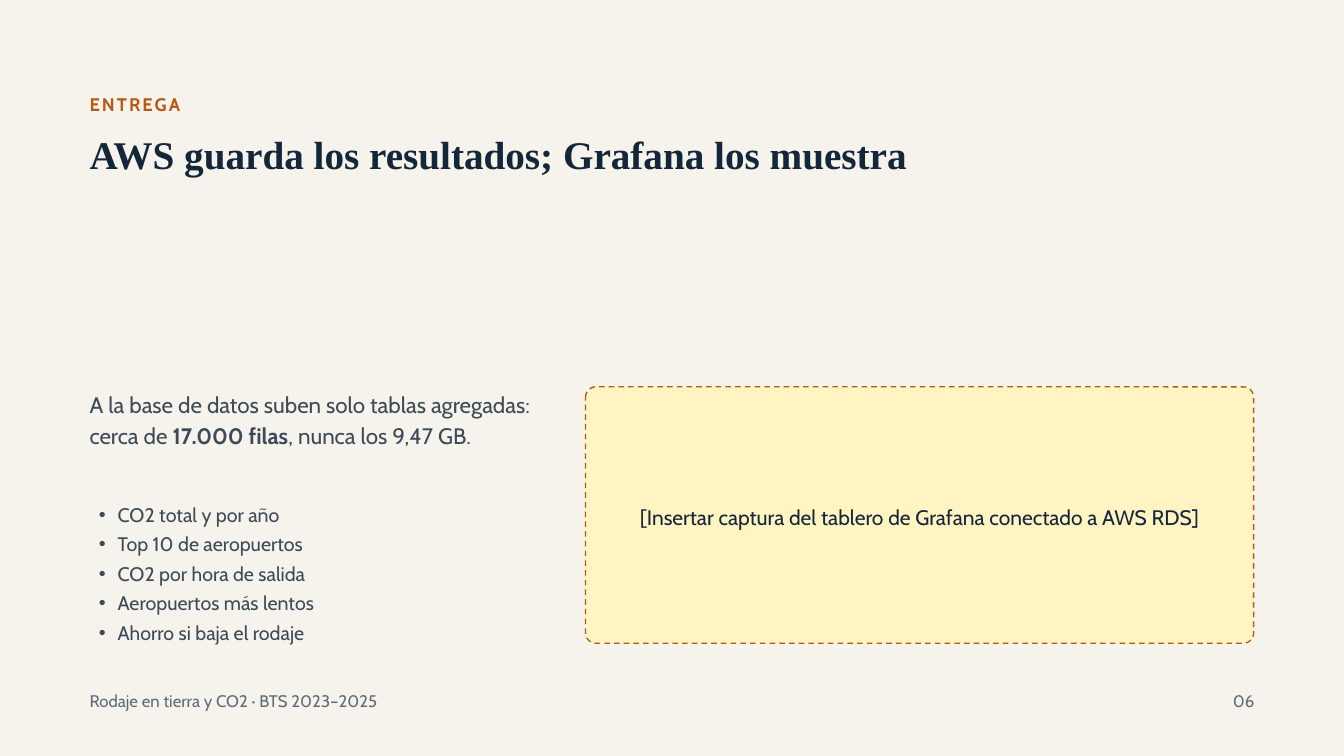
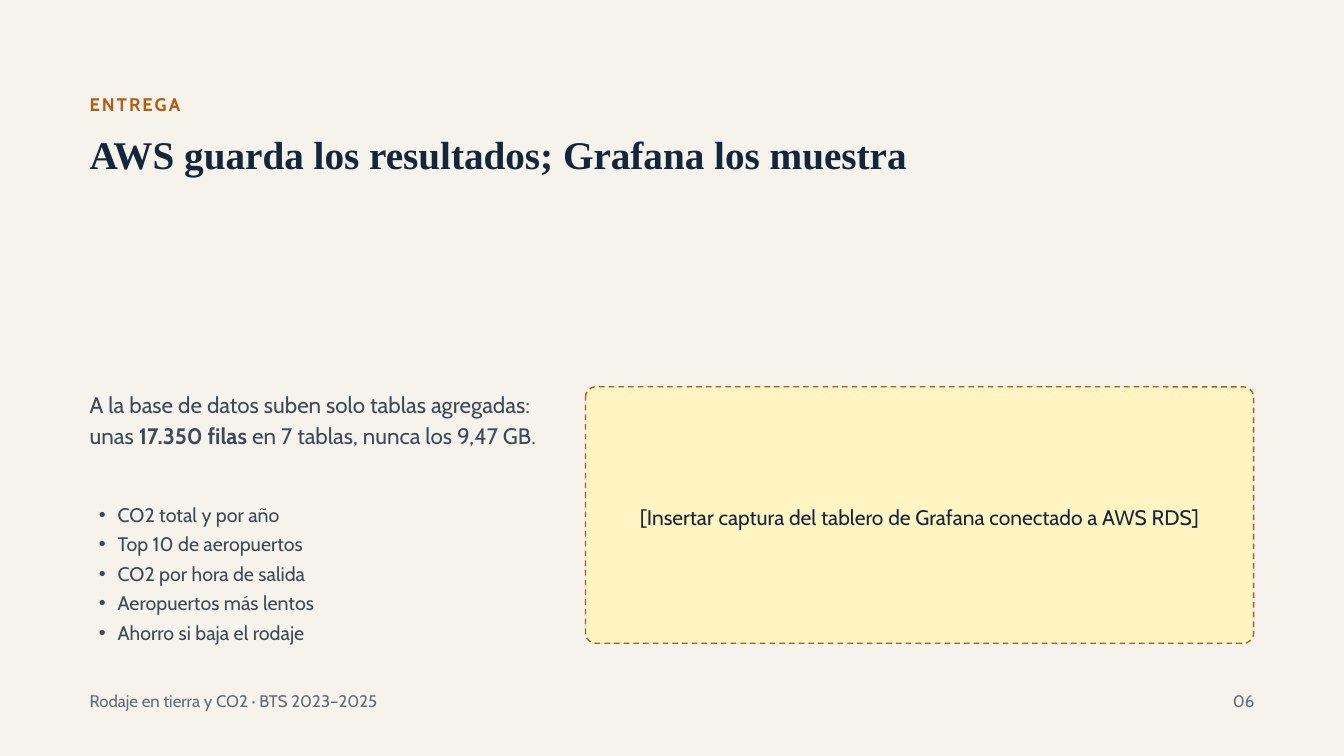
Before and after one commit to danieeeel11/ProyectoBigData, a slide deck: slide 6 of Rodaje en tierra y CO2 — Presentación.pptx. Drawn at 1344x756 pixels with LibreOffice and Linux fonts; fonts in the diff are those of the drawing. Boxes give left, top, right and bottom in pixels: in the first picture for what was removed or moved away, otherwise in the second. Text is boxed around its words. In the diff, an @@ line names an element or a change of style, - is before the commit and + after.

```diff
--- a/Rodaje en tierra y CO2 — Presentación.pptx
+++ b/Rodaje en tierra y CO2 — Presentación.pptx
@@ text at (x1=90, y1=396, x2=536, y2=446): text changed @@
-A la base de datos suben solo tablas agregadas: cerca de 17.000 filas, nunca los 9,47 GB.
+A la base de datos suben solo tablas agregadas: unas 17.350 filas en 7 tablas, nunca los 9,47 GB.
```
Also in this commit, not shown: 2 other slides changed, 2 other files.
